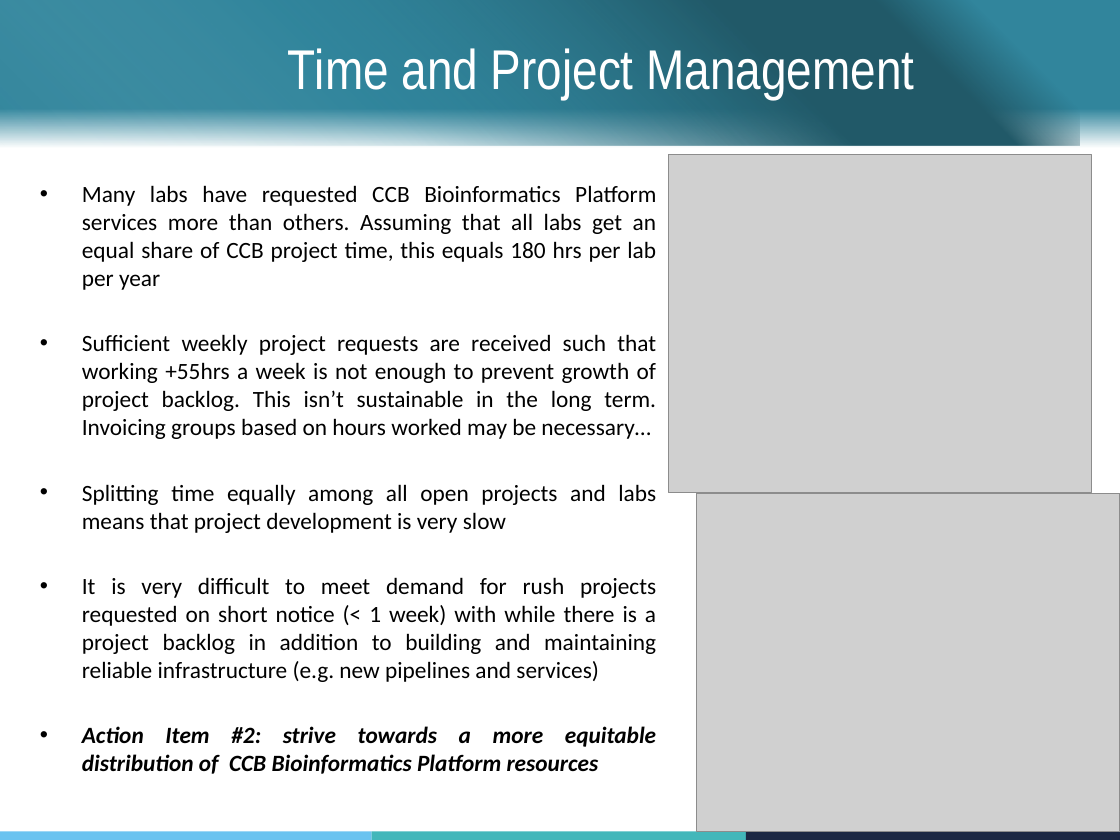
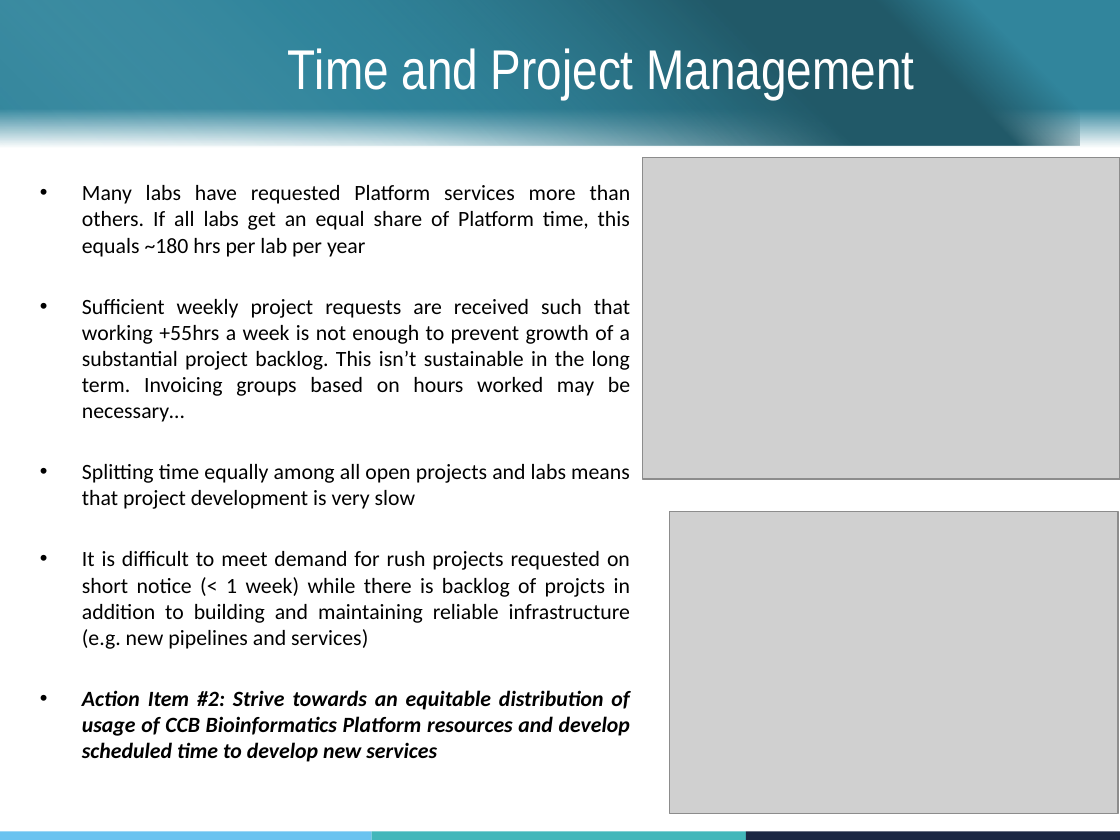
Before and after one commit to ccb-vib/ccb_project_management, a slide deck: slide 3 of group_leaders_presentation.pptx. Drawn at 1120x840 pixels with LibreOffice and Linux fonts; fonts in the diff are those of the drawing; grey boxes stand for pictures; background and template pictures are left out. Boxes give left, top, right and bottom in pixels: in the first picture for what was removed or moved away, otherwise in the second. Text is boxed around its words. In the diff, an @@ line names an element or a change of style, - is before the commit and + after.

```diff
--- a/group_leaders_presentation.pptx
+++ b/group_leaders_presentation.pptx
@@ picture: place and size @@
-picture at box(669, 155, 1092, 493)
+picture at box(642, 158, 1120, 479)
@@ text at box(82, 185, 631, 422): text changed; size 15 to 14 pt @@
-• Many labs have requested CCB Bioinformatics Platform services more than others. Assuming that all labs get an equal share of CCB project time, this equals 180 hrs per lab per year
-• Sufficient weekly project requests are received such that working +55hrs a week is not enough to prevent growth of project backlog. This isn’t sustainable in the long term. Invoicing groups based on hours worked may be necessary…
+• Many labs have requested Platform services more than others. If all labs get an equal share of Platform time, this equals ~180 hrs per lab per year
+• Sufficient weekly project requests are received such that working +55hrs a week is not enough to prevent growth of a substantial project backlog. This isn’t sustainable in the long term. Invoicing groups based on hours worked may be necessary…
@@ text at box(82, 464, 630, 509): size 15 to 14 pt in "Splitting time equally among all open projects ..." @@
@@ picture: place and size @@
-picture at box(697, 494, 1120, 832)
+picture at box(670, 512, 1119, 814)
@@ text at box(82, 551, 630, 762): text changed; size 15 to 14 pt @@
-• It is very difficult to meet demand for rush projects requested on short notice (< 1 week) with while there is a project backlog in addition to building and maintaining reliable infrastructure (e.g. new pipelines and services)
-• Action Item #2: strive towards a more equitable distribution of CCB Bioinformatics Platform resources
+• It is difficult to meet demand for rush projects requested on short notice (< 1 week) while there is backlog of projcts in addition to building and maintaining reliable infrastructure (e.g. new pipelines and services)
+• Action Item #2: Strive towards an equitable distribution of usage of CCB Bioinformatics Platform resources and develop scheduled time to develop new services
```
Also in this commit, not shown: 5 other slides changed, 2 slides added, 3 other files.
